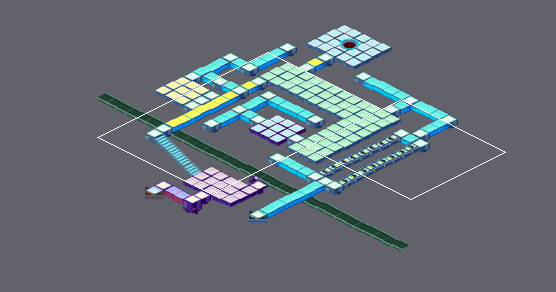
One commit to this Tiled map: areas/scilab2.tmx. The picture above shows the old version from afar; the outline marks the close-up.
Close-up. Earlier state:
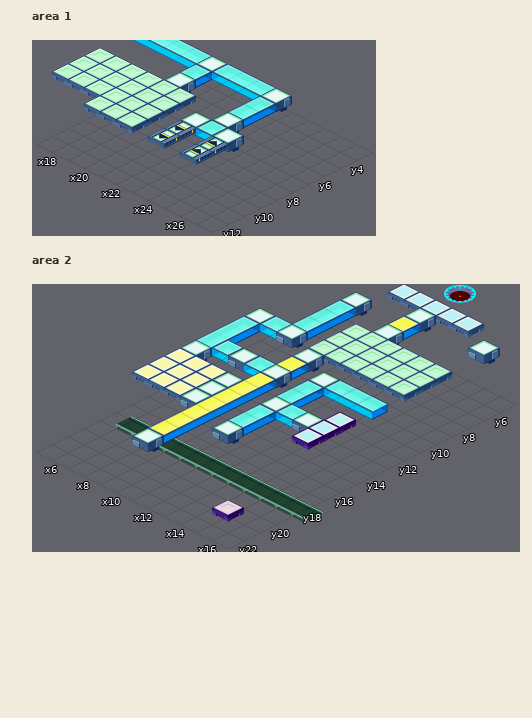
Cells are 64x32 px. Isometric: x runs down to the right, y down to the left. Shown: area 1 x 17..27, y 3..12; area 2 x 5..16, y 5..22. The commit also changed other parts of the map, which this record leaves out. Tiles whose own drawing changed are shown in their newer look in all pictures. Layer "Tile Layer 8" is drawn 0,-128 px off the grid.
The same view after the edit:
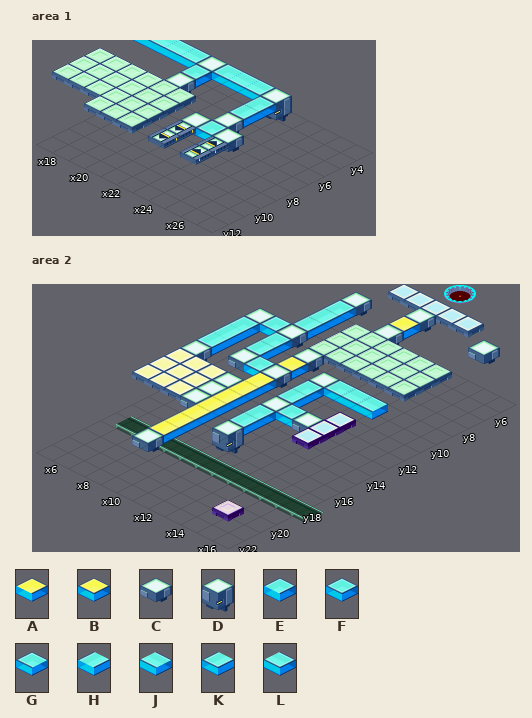
Key: from "BN3 remake full": A 8, B 9, C 11, D 51, E 168, F 169, G 170, H 208, J 210, K 248, L 250.
_ is an empty cell, . an unchanged one.
Change:
--- layer "Tile Layer 8", area 1
@@ x 20..25 @@
- 6 J...JC
- 7 .E....
- 8 .....H
+ 6 L...LD
+ 7 .F....
+ 8 .....K
--- layer "Tile Layer 8", area 2
@@ x 12..12 @@
- 7 A
+ 7 B
@@ x 7..14 @@
-10 ..H.....
-11 .G......
-12 .._.....
-13 .._.A...
-14 HF.G....
-15 ......H.
-16 .......G
+10 ..K.....
+11 .F......
+12 ..E.....
+13 ..K.B...
+14 K_.F....
+15 ......K.
+16 .......F
@@ x 13..13 @@
-18 H
-19 C
+18 K
+19 D
